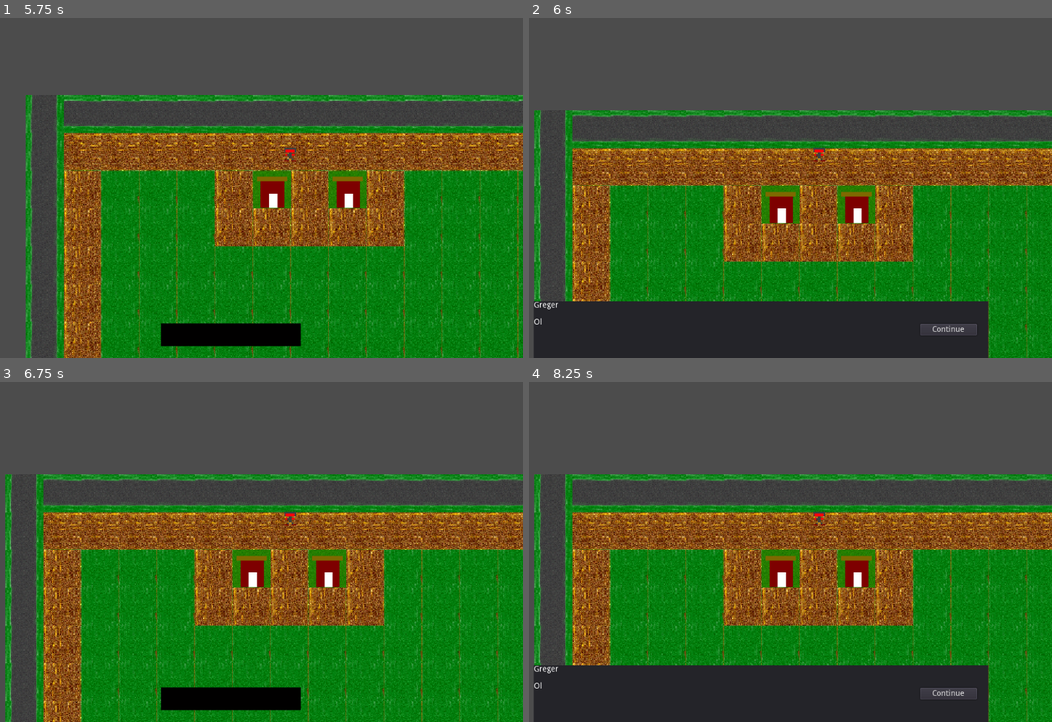
Above: before the commit, frames 1-4 (two rows, left to right).
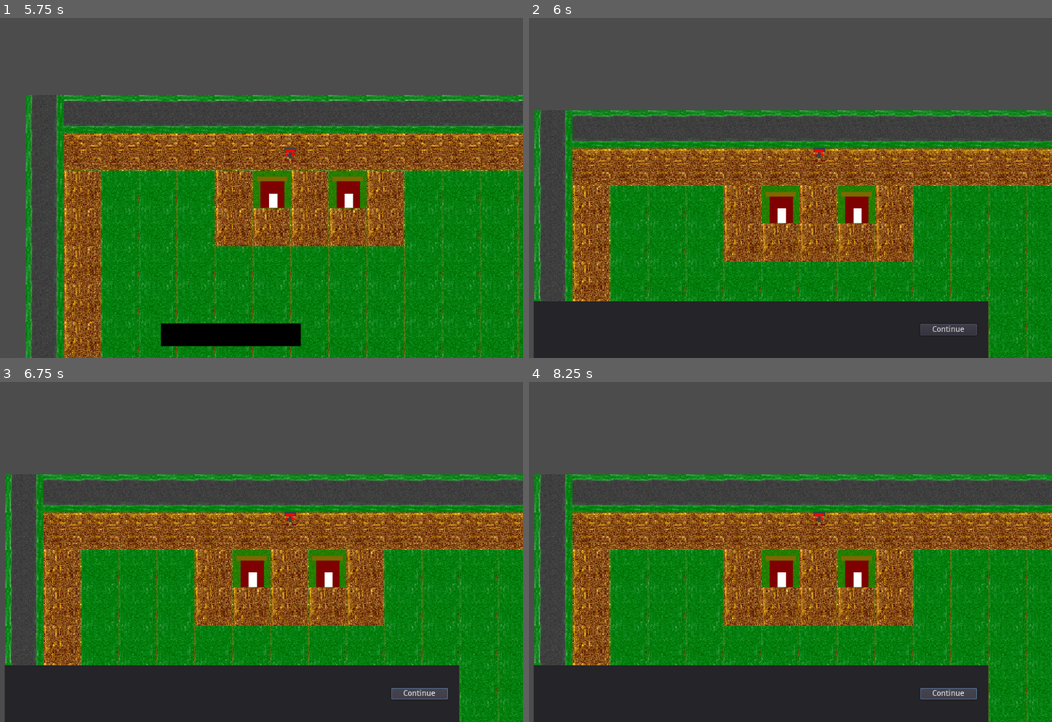
Above: after the commit, the same moments.

Repository: Schmoege/TestRpg
Game: Godot game, scene res://scenes/Level.tscn
The game is run twice, just before and just after one commit, with the same random seed, the same clock (stepped at 60 frames per second) and the same inputs.
Inputs (mouse positions are in pixels of both pictures, inside the frame that each line leads up to):
- Up to frame 1 (5.75 s): tap Enter at 0.5, 2, 3.5 s; hold Up (ui_up) 0.53-2.03 s; tap Space (ui_select) at 0.6, 0.77, 1.07, 1.25, 1.35, 1.52, 1.82, 2.1, 2.75, 2.85, 3.02, 3.32, 3.6, 3.77, 4.07, 4.35, 4.52, 4.82, 5.1 s; hold Left (ui_left) 2.03-3.53 s; hold Down (ui_down) 3.53-4.28 s; hold Right (ui_right) 4.28-5.03 s; hold Up (ui_up) from 5.03 s (still down)
- Up to frame 2 (6 s): release Up (ui_up) at 5.78 s; hold Right (ui_right) from 5.78 s (still down); tap Space (ui_select) at 5.85 s
- Up to frame 3 (6.75 s): tap Space (ui_select) at 6.02, 6.32 s; release Right (ui_right) at 6.5 s; click "Continue" at 6.5 s
- Up to frame 4 (8.25 s): click (947, 694) at 7.25 s, where only the run after the commit has a clickable "Continue"; tap Space (ui_select) at 8, 8.1 s; hold Right (ui_right) from 8.03 s (still down)

Frame 1 is identical in both runs. In frame 2, less than 0.1% of the frame differs, in the area x 0-6%, y 83-91%; in frame 3, 14%, in the area x 0-88%, y 83-100%; in frame 4, 0.1%.
Error after the commit: Invalid get index '0' (on base: 'Array'). (res://scenes/dialoguePlayer.gd:49)

Commit message:
Dialogsystem klart
Dialogsystem utökad och kan gå fram. Lagras som json.

Diff:
--- a/dialogues/dKomettomten.json
+++ b/dialogues/dKomettomten.json
@@ -1,4 +1,4 @@
 {
-  "dialog_1" : {"name": "Komettomten", "text": "Dra åt helvete, jag har bränt mig."},
-  "dialog_2" : {"name": "Komettomten", "text": "*radion spelar Burzum*"},
+  "dialog1" : {"name": "Komettomten", "text": "Dra åt helvete, jag har bränt mig igen."},
+  "dialog2" : {"name": "Komettomten", "text": "*radion spelar Burzum*"}
 }
--- /dev/null
+++ b/dialogues/dVardshus.json
@@ -0,0 +1,3 @@
+{
+    "dialog" : {"name": "Värdshuset", "text": "Vi har stängt."}
+  }
--- a/scenes/dialoguePlayer.gd
+++ b/scenes/dialoguePlayer.gd
@@ -1,48 +1,54 @@
 extends Node
 
-#export (String, FILE, "*.json") var dialogueName = str("res://dialogues/",dialogueName,".json")
 export (String) var dialogueName
-#var dialogueKeys = [] #sidor av dialog
+var dialogueKeys = [] #sidor av dialog
 var dialogueText = ""
-#var dialogueHeader = ""
+var dialogueHeader = ""
 var currentPage = 0;
 
 signal dialogueStarted
 signal dialogueEnded
+signal resumePlay
 
 func _ready():
-
 	var interface = get_parent().get_node("dialogueUI")
 	connect("dialogueStarted", interface, "showDialogue")
+	connect("dialogueEnded", interface, "showLastPage")
+	var player = get_parent().get_node("playerChar")
+	connect("resumePlay", player, "getMovableAgain")
 
 func startDialogue():
 	currentPage = 0 #återställ för säkerhets skull
 	loadAndIndexDialogue(dialogueName)
+	setDialogue()
 	emit_signal("dialogueStarted")
-#	dialogueText = dialogueKeys[currentPage].text
-#	dialogueHeader = dialogueKeys[currentPage].Header
+	if dialogueKeys.size() == 1:
+		emit_signal("dialogueEnded")
 
 func continueDialogue():
 	currentPage += 1
-	if currentPage == 3:
+	setDialogue()
+	if currentPage == dialogueKeys.size()-1:
 		emit_signal("dialogueEnded")
-#	if currentPage == dialogueKeys.size():
-#		emit_signal("dialogueEnded")
 
 func loadAndIndexDialogue(fileName):
-	if fileName == "dKomettomten":
-		dialogueText = "Komettomten brände sig"
-	else:
-		dialogueText = "Öl"
-#	var file = File.new()
-##	var fileName = str("res://dialogues/",fileName,".json")
-#	print(fileName)
-#	if file.file_exists(fileName):
-#		print("Finns jag?")
-#		file.open(fileName, file.READ)
-#		var dialogue = parse_json(file.get_as_text())
-#		print(dialogue)
-#		dialogueKeys.clear()
-#		for key in dialogue:
-#			dialogueKeys.append(dialogue[key])
-#		return dialogue
+
+	var file = File.new()
+	var path = str("res://dialogues/",fileName,".json")
+	if file.file_exists(path):
+		file.open(path, file.READ)
+		var text = file.get_as_text()
+		var dialogue = parse_json(text)
+		dialogueKeys.clear()
+		for key in dialogue:
+			dialogueKeys.append(dialogue[key])
+		file.close()
+		return dialogue
+
+func setDialogue():
+	dialogueText = dialogueKeys[currentPage].text
+	dialogueHeader = dialogueKeys[currentPage].name
+
+func endDialogue():
+	dialogueKeys.clear() #Töm gammal dialog
+	emit_signal("resumePlay")
--- a/scenes/dialogueUI.gd
+++ b/scenes/dialogueUI.gd
@@ -2,21 +2,45 @@
 
 #Stoppa det i ett canvasLayer så att det följer med. En enkel panel bara klistrar sig på en fast position
 var lastPage = false
-signal resumePlay
+signal continueDialogue
+signal endDialogue
+var btnText = "Continue"
 
 func _ready():
 	$Block.hide()
-	$Block/Button.connect("pressed", self, "resumePlay")
-	var player = get_parent().get_node("playerChar")
-	connect("resumePlay", player, "getMovableAgain")
+	$Block/Button.connect("pressed", self, "buttonHandler")
+	$Block/Button.text = btnText
+	$Block/Text.text = ""
+	$Block/Head.text = ""
+	var dialogueNode = _getDialoguePlayer()
+	connect("continueDialogue", dialogueNode, "continueDialogue")
+	connect("endDialogue", dialogueNode,"endDialogue")
+
+func setText():
+	var dialogueNode = _getDialoguePlayer()
+	$Block/Text.text = dialogueNode.dialogueText
+	$Block/Head.text = dialogueNode.dialogueHeader
 
 func showDialogue():
-	print("Showtime")
 	$Block.show()
-	var dialogueNode = get_parent().get_node("dialoguePlayer")
-	$Block/Text.text = dialogueNode.dialogueText
-	$Block/Head.text = "Greger"
+	setText()
 
-func resumePlay():
+func showLastPage():
+	lastPage = true
+	$Block/Button.text = "End this"
+
+func buttonHandler():
+	if lastPage:
+		endDialogue()
+		lastPage = false
+		$Block/Button.text = btnText
+	else:
+		emit_signal("continueDialogue")
+		setText()
+
+func endDialogue():
 	$Block.hide()
-	emit_signal("resumePlay")
+	emit_signal("endDialogue")
+
+func _getDialoguePlayer():
+	return get_parent().get_node("dialoguePlayer")
--- a/scenes/house.gd
+++ b/scenes/house.gd
@@ -22,7 +22,7 @@
 	get_parent().get_node("InfoText").setInfoText(infoText)
 	var dialogue = _getDialoguePlayer()
 	dialogue.dialogueName = dialogueName
-	print(str("Dialogue Name: ", dialogue.dialogueName))
+#	print(str("Dialogue Name: ", dialogue.dialogueName))
 	#body.get_name()
 
 func playerLeftHouse(body):
@@ -30,7 +30,7 @@
 	get_parent().get_node("InfoText").resetText()
 	var dialoguePlayer = _getDialoguePlayer()
 	dialoguePlayer.dialogueName = ""
-	print(str("New Dialogue Name: ", dialoguePlayer.dialogueName))
+#	print(str("New Dialogue Name: ", dialoguePlayer.dialogueName))
 
 func _getDialoguePlayer():
 	return get_parent().get_node("dialoguePlayer")
